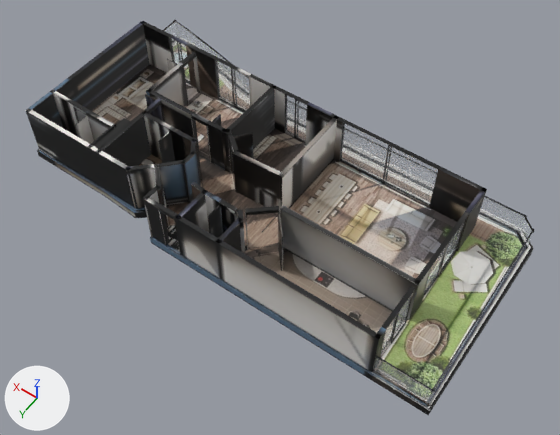
Renders of the glTF model akasya-3d/kent-42/model.glb from each side of a commit.
Camera for both pictures: a 50 mm lens placed at (-11.7, 16.4, 23.8), pointed at (-0.8, 1.1, -0.1). Every picture has the same lights, and +X, +Y and +Z are marked at lower left. The first picture is the older version. Where no turn or scale is listed for an object, it has been applied to the vertices. Vertices at exactly the same position are counted once.

Before the edit, the objects in view are built like this:
```python
mat_baked = bpy.data.materials.new('baked')
mat_baked.use_nodes = True; mat_baked.node_tree.nodes.clear()
_N = mat_baked.node_tree.nodes; _L = mat_baked.node_tree.links
n0 = _N.new('ShaderNodeBsdfPrincipled'); n0.name = 'Principled BSDF'
n1 = _N.new('ShaderNodeOutputMaterial'); n1.name = 'Material Output'
n2 = _N.new('ShaderNodeTexImage'); n2.name = 'Image Texture'
n2.image = img_model_glb
n3 = _N.new('ShaderNodeMapping'); n3.name = 'Mapping'
n3.inputs[1].default_value = (0.00122, -14.97, 0.0)  # 'Location'
n3.inputs[3].default_value = (12.81, 15.97, 1.0)  # 'Scale'
n4 = _N.new('ShaderNodeUVMap'); n4.name = 'UV Map'
n4.uv_map = 'UVMap'
_L.new(n0.outputs[0], n1.inputs[0])  # 'BSDF' to 'Surface'
_L.new(n2.outputs[0], n0.inputs[0])  # 'Color' to 'Base Color'
_L.new(n3.outputs[0], n2.inputs[0])  # 'Vector' to 'Vector'
_L.new(n4.outputs[0], n3.inputs[0])  # 'UV' to 'Vector'
me_mesh_0 = bpy.data.meshes.new('Mesh_0')
me_mesh_0.from_pydata(...)  # 4112 vertices, 7656 faces; spans x 0.0..19.0, y -9.8..0.0, z 0.0..2.6
me_mesh_0.materials.append(mat_baked)
me_mesh_1 = bpy.data.meshes.new('Mesh_1')
me_mesh_1.from_pydata(...)  # a box spanning x 0.11..2.44, y -0.17..-0.16, z 0.36..1.36
me_mesh_1.materials.append(mat_glass_rt)  # white #edf3f9
me_mesh_7 = bpy.data.meshes.new('Mesh_7')
me_mesh_7.from_pydata(...)  # 8 vertices, 12 faces; spans x 0.72..12.65, y -8.4..-8.28, z 0.36..1.36
me_mesh_7.materials.append(mat_glass_rt)  # white #edf3f9
ob_mesh_0 = bpy.data.objects.new('Mesh_0', me_mesh_0)
ob_mesh_0.location = (-9.53, 4.89, -0.36)
ob_mesh_1 = bpy.data.objects.new('Mesh_1', me_mesh_1)
ob_mesh_1.location = (-9.53, 4.89, -0.36)
ob_mesh_7 = bpy.data.objects.new('Mesh_7', me_mesh_7)
ob_mesh_7.location = (-9.53, 4.89, -0.36)
# also in view: 'Mesh_12' at (-3.3, -2.7, 1.1); 'Mesh_13' at (1.1, -2.7, 1.1); 'Mesh_11' at (-7.2, 0.0, 1.1); 'Mesh_14' at (4.3, -2.7, 1.1)
```
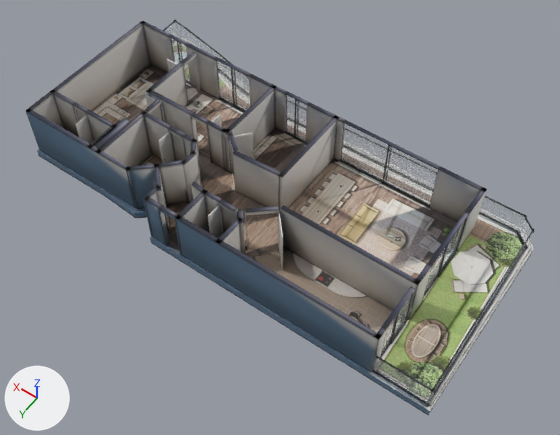
The change, as a list of edits to the scene's bpy script:
```text
Change mat_baked:
    where n3 = _N.new('ShaderNodeMapping'); n3.name = 'Mapping'
    n3.inputs[1].default_value: (0.00122, -14.97, 0.0) -> (0.00107, -14.97, 0.0)  # 'Location'
    n3.inputs[3].default_value: (12.81, 15.97, 1.0) -> (12.76, 15.97, 1.0)  # 'Scale'
Change me_mesh_0:
    used by ob_mesh_0; location = (-9.53, 4.89, -0.36)
    remove me_mesh_0.from_pydata(...)  # 4112 vertices, 7656 faces; spans x 0.0..19.0, y -9.8..0.0, z 0.0..2.6
    add me_mesh_0.from_pydata(...)  # 3066 vertices, 5564 faces; spans x 0.0..19.0, y -9.8..0.0, z 0.0..2.6
    me_mesh_0 part 1: 16 vertices moved within x 2.4..15.5, y -4.5..-0.1, z 0.3..0.4; 1046 vertices removed from x 2.2..19.0, y -7.7..0.0, z 0.0..0.4
    me_mesh_0 part 2: 1831 kept faces spanning x 0.1..19.0, y -9.7..0.0, z 0.0..2.6 get new texture (UV) coordinates
```

Changed parts and their boxes (x1, y1, x2, y2) in the pictures (560 x 435 px):
'Mesh_0', surface changed
    both: (25, 20, 534, 415)
part 1 of me_mesh_0, reshaped
    before: (37, 30, 438, 415)
    after: (103, 115, 431, 406)
part 2 of me_mesh_0, surface changed
    both: (25, 20, 534, 406)
